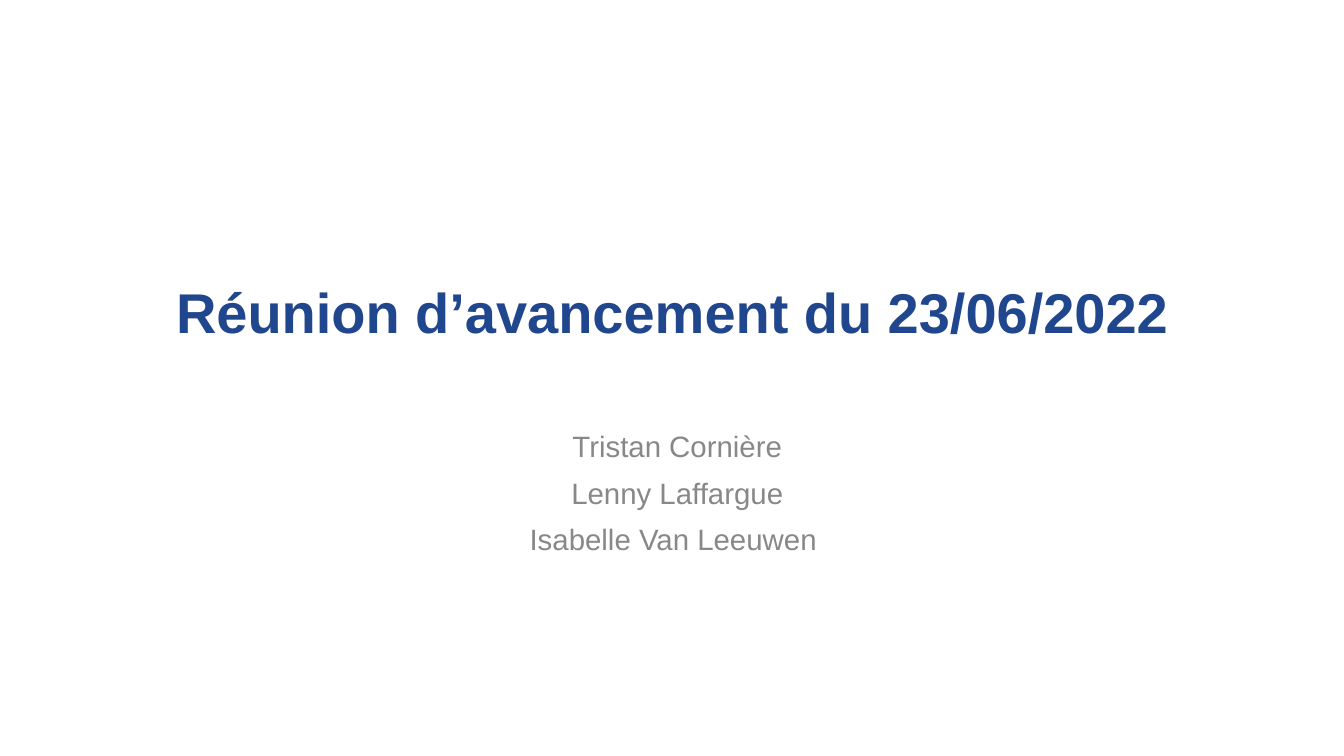
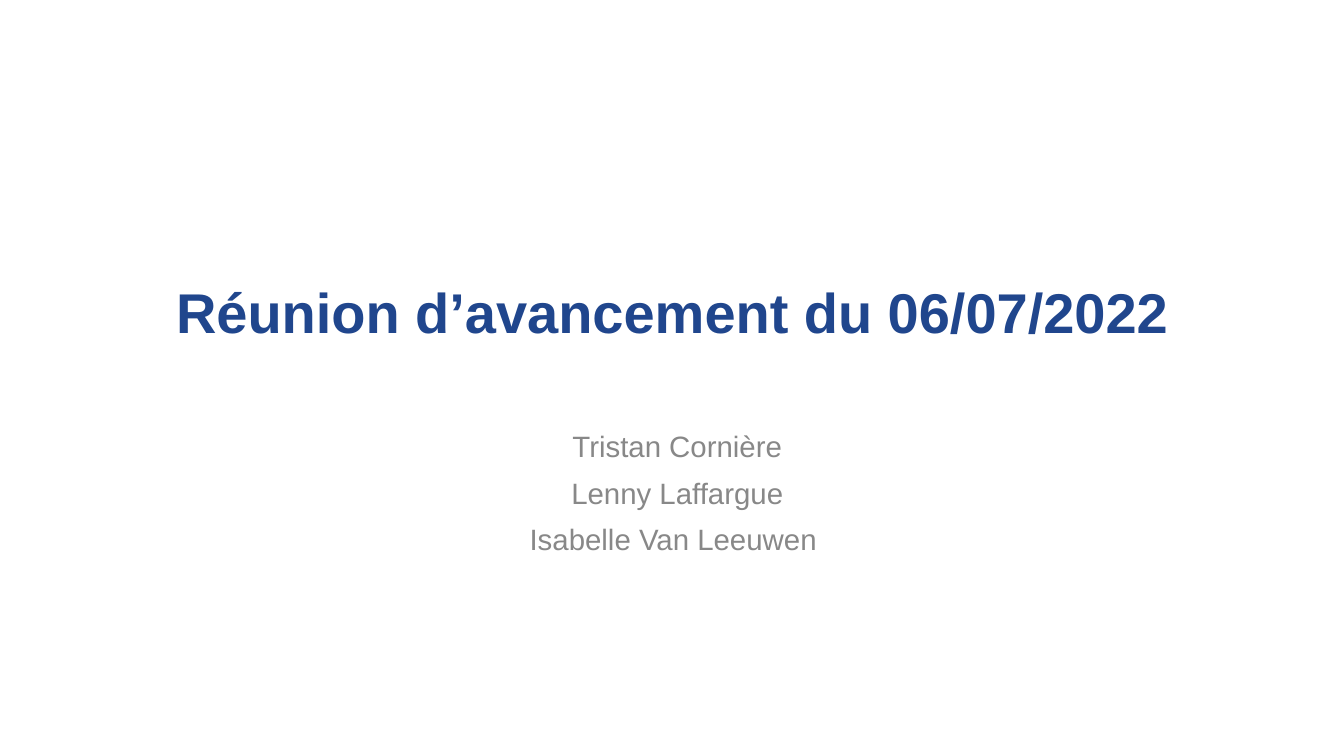
Before and after one commit to Laffargue-ElsysDesign/Robot_Surveillance_V3, a slide deck: slide 1 of GestionDeProjet/Reunions/Reunion_06_07_2022/Reunion_avancement_06_07_22.pptx. Drawn at 1344x756 pixels with LibreOffice and Linux fonts; fonts in the diff are those of the drawing; background and template pictures are left out. Boxes give left, top, right and bottom in pixels: in the first picture for what was removed or moved away, otherwise in the second. Text is boxed around its words. In the diff, an @@ line names an element or a change of style, - is before the commit and + after.

Commit message:
diapo

```diff
--- a/GestionDeProjet/Reunions/Reunion_06_07_2022/Reunion_avancement_06_07_22.pptx
+++ b/GestionDeProjet/Reunions/Reunion_06_07_2022/Reunion_avancement_06_07_22.pptx
@@ title at (176, 292, 1168, 334): text changed @@
-Réunion d’avancement du 23/06/2022
+Réunion d’avancement du 06/07/2022
```
